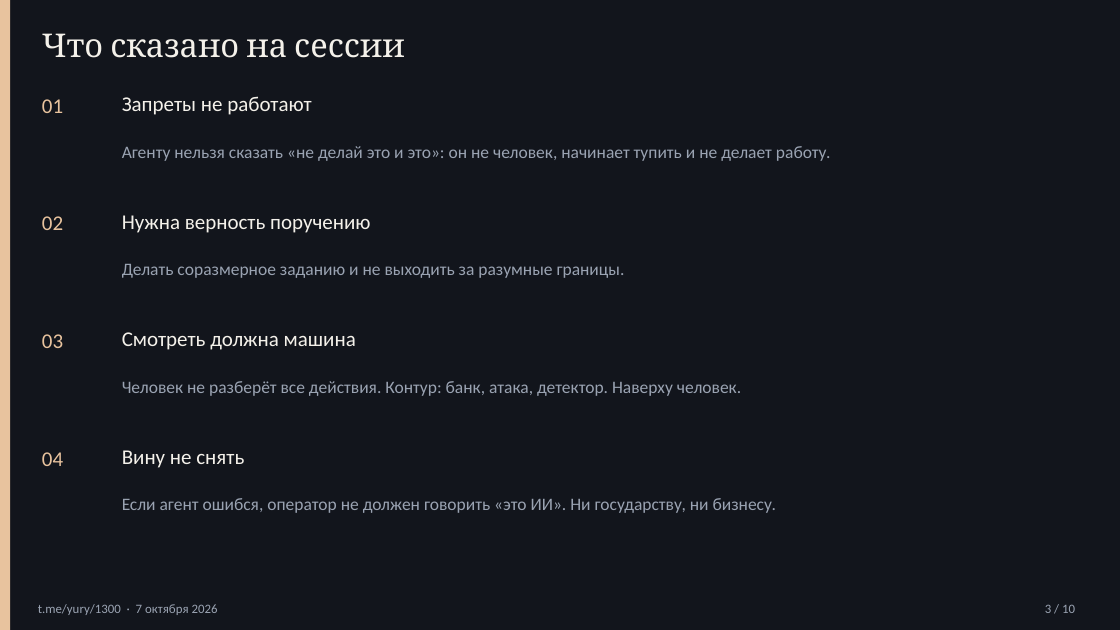
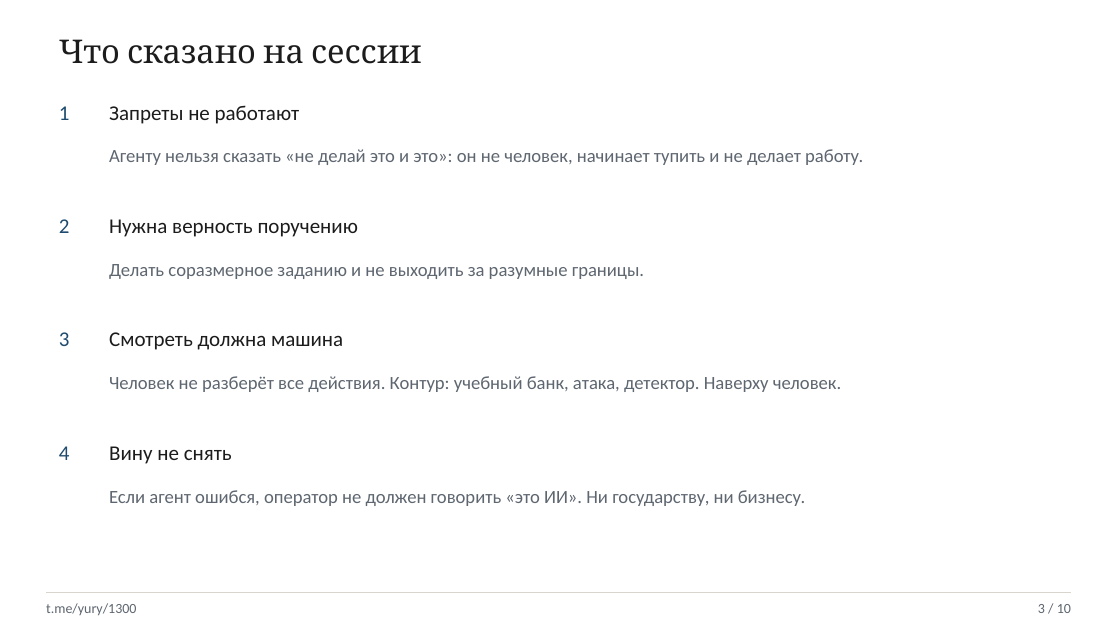
Before and after one commit to cuthbertnogood/maximov-ai-fidelity-1300, a slide deck: slide 3 of presentation/maximov-1300.pptx. Drawn at 1120x630 pixels with LibreOffice and Linux fonts; fonts in the diff are those of the drawing. Boxes give left, top, right and bottom in pixels: in the first picture for what was removed or moved away, otherwise in the second. Text is boxed around its words. In the diff, an @@ line names an element or a change of style, - is before the commit and + after.

```diff
--- a/presentation/maximov-1300.pptx
+++ b/presentation/maximov-1300.pptx
@@ background #12151C to #FFFFFF @@
@@ rectangle removed at (0,0,10,630) @@
@@ text "Что сказано на сессии": place and size @@
-text "Что сказано на сессии" at (42,33,405,58)
+text "Что сказано на сессии" at (59,39,422,64)
@@ text at (59,106,70,120): text changed; text colour #E8C39E to #1F4B6E @@
-01
+1
@@ text colour #F4F1EA to #1C1C1C in 5 elements at (109,332,343,350), (109,446,232,464), (109,219,358,237), (59,39,422,64), (109,105,299,124) @@
@@ text "Запреты не работают": place and size @@
-text "Запреты не работают" at (122,96,311,115)
+text "Запреты не работают" at (109,105,299,124)
@@ text "Агенту нельзя сказать «не делай ...": place and size @@
-text "Агенту нельзя сказать «не делай ..." at (122,146,831,161)
+text "Агенту нельзя сказать «не делай ..." at (109,149,863,165)
@@ text at (59,219,70,233): text changed; text colour #E8C39E to #1F4B6E @@
-02
+2
@@ text "Нужна верность поручению": place and size @@
-text "Нужна верность поручению" at (122,215,370,233)
+text "Нужна верность поручению" at (109,219,358,237)
@@ text "Делать соразмерное заданию и не ...": place and size @@
-text "Делать соразмерное заданию и не ..." at (122,264,625,278)
+text "Делать соразмерное заданию и не ..." at (109,264,644,279)
@@ text "Смотреть должна машина": place and size @@
-text "Смотреть должна машина" at (122,332,356,350)
+text "Смотреть должна машина" at (109,332,343,350)
@@ text at (59,332,70,346): text changed; text colour #E8C39E to #1F4B6E @@
-03
+3
@@ text at (109,376,841,392): text changed; size 15 to 16 pt; text colour #9AA3B2 to #5E6670 @@
-Человек не разберёт все действия. Контур: банк, атака, детектор. Наверху человек.
+Человек не разберёт все действия. Контур: учебный банк, атака, детектор. Наверху человек.
@@ text at (59,446,70,460): text changed; text colour #E8C39E to #1F4B6E @@
-04
+4
@@ text "Вину не снять": place and size @@
-text "Вину не снять" at (122,450,244,468)
+text "Вину не снять" at (109,446,232,464)
@@ size 15 to 16 pt, text colour #9AA3B2 to #5E6670 in 3 elements at (109,264,644,279), (109,149,863,165), (109,490,806,506) @@
@@ text "Если агент ошибся, оператор не ...": place and size @@
-text "Если агент ошибся, оператор не ..." at (122,498,776,513)
+text "Если агент ошибся, оператор не ..." at (109,490,806,506)
@@ rectangle added at (46,592,1071,593), fill #D9D4CC @@
@@ text "3 / 10": place and size @@
-text "3 / 10" at (1045,604,1075,613)
+text "3 / 10" at (1038,604,1071,613)
@@ text "3 / 10" at (1038,604,1071,613): size 11 to 12 pt, text colour #9AA3B2 to #5E6670 @@
@@ text at (46,603,136,615): text changed; size 11 to 12 pt; text colour #9AA3B2 to #5E6670 @@
-t.me/yury/1300 · 7 октября 2026
+t.me/yury/1300
```
Also in this commit, not shown: 9 other slides changed, 3 other files.
